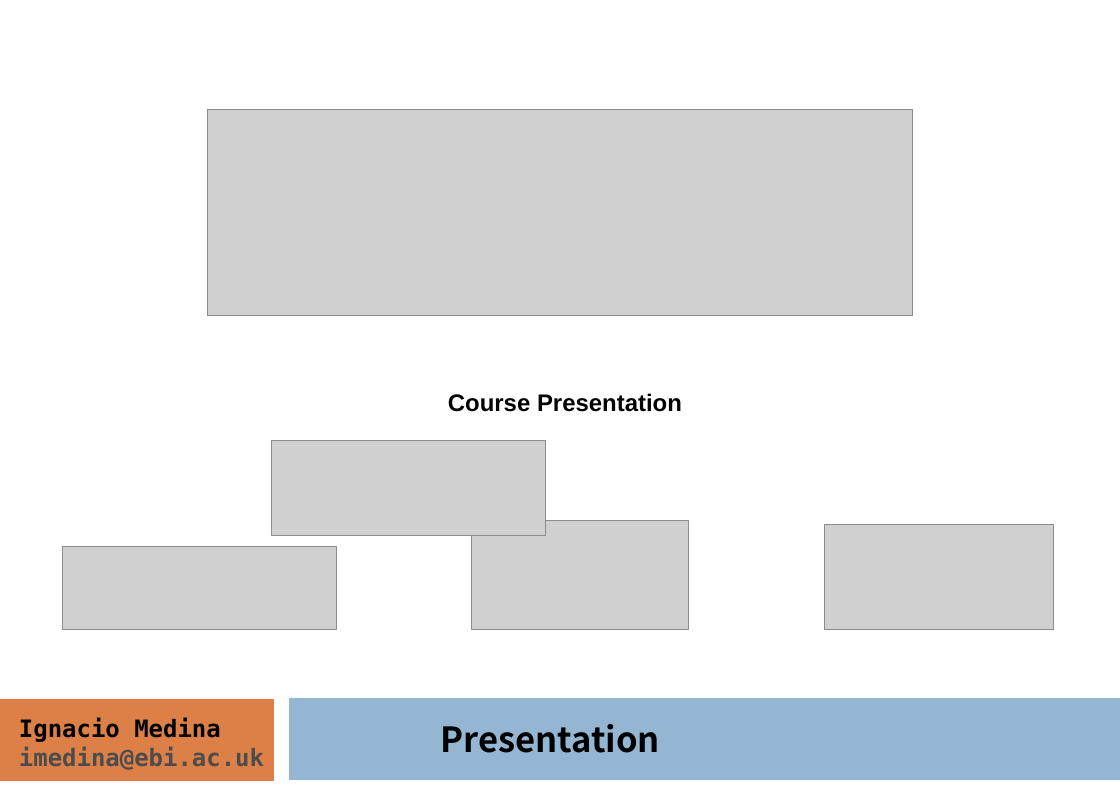
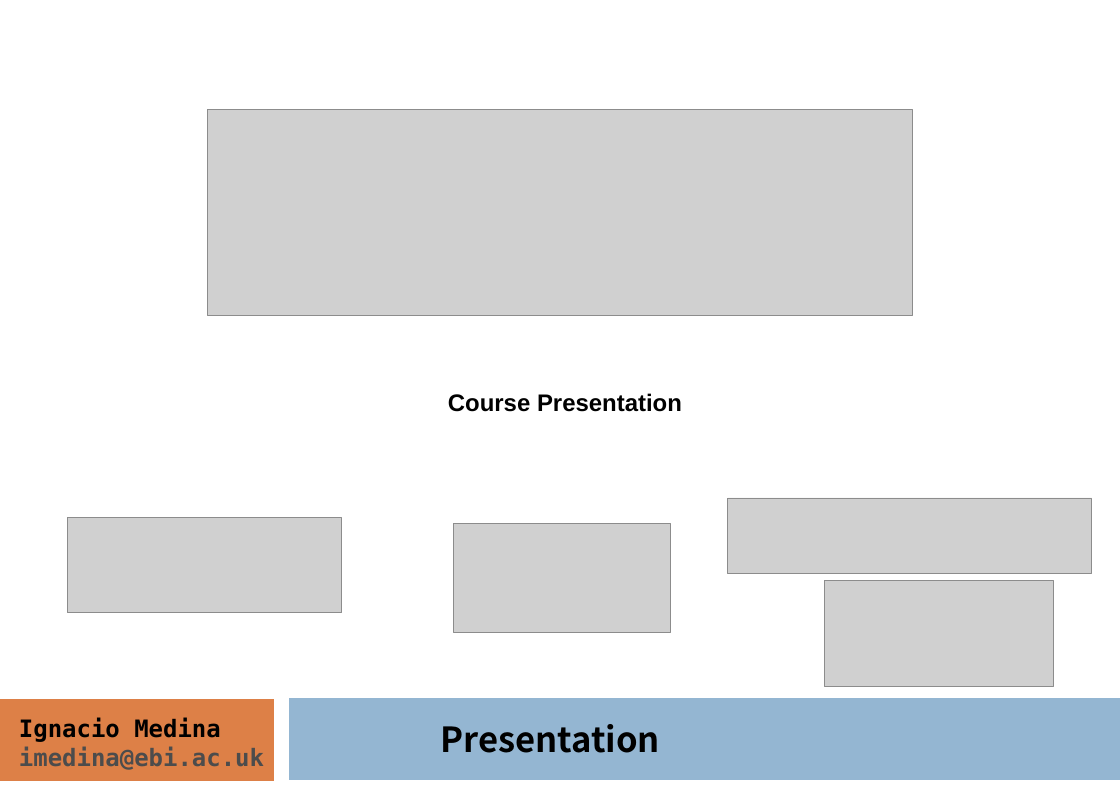
Before and after one commit to ngs-course/ngs-course.github.io, a slide deck: slide 1 of Course_Materials/presentation/presentation_mda14.odp. Drawn at 1120x792 pixels with LibreOffice and Linux fonts; fonts in the diff are those of the drawing; grey boxes stand for pictures. Boxes give left, top, right and bottom in pixels: in the first picture for what was removed or moved away, otherwise in the second. Text is boxed around its words. In the diff, an @@ line names an element or a change of style, - is before the commit and + after.

```diff
--- a/Course_Materials/presentation/presentation_mda14.odp
+++ b/Course_Materials/presentation/presentation_mda14.odp
@@ picture resized from (x1=271, y1=441, x2=546, y2=536) to (x1=728, y1=498, x2=1092, y2=574) @@
@@ picture resized from (x1=62, y1=547, x2=336, y2=630) to (x1=67, y1=518, x2=342, y2=613) @@
@@ picture moved from (x1=471, y1=521, x2=689, y2=630) to (x1=453, y1=523, x2=671, y2=632) @@
@@ picture moved from (x1=824, y1=524, x2=1054, y2=629) to (x1=824, y1=581, x2=1054, y2=686) @@
```
Also in this commit, not shown: 6 other slides changed, 1 other file.
